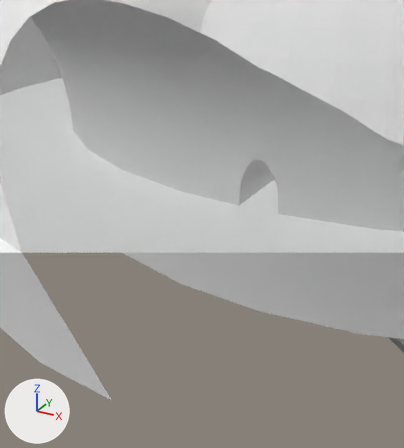
An edit to the Blender file data/levels/castle_hall.blend, drawn before and after from the same camera.
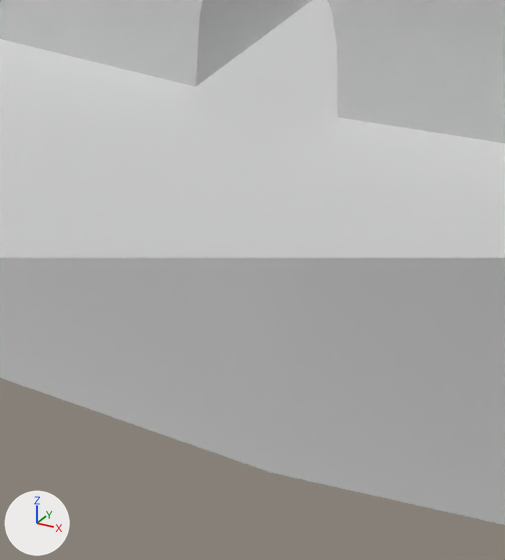
There are two pictures of each version: one from a 50 mm lens placed at (3.71, -19.03, 3.96), pointed at (-0.41, -11.55, 0.22), one close up on the part from 46% to 80% of the width and 41% to 75% of the height. The axes (+X, +Y, +Z) are drawn at lower left. The lights are the same throughout. Everything nearer to the camera than a plane just in front of the edit is cut away.

In view in the first close-up: 'Ground', 'Tunnel', 'TunnelAround'.
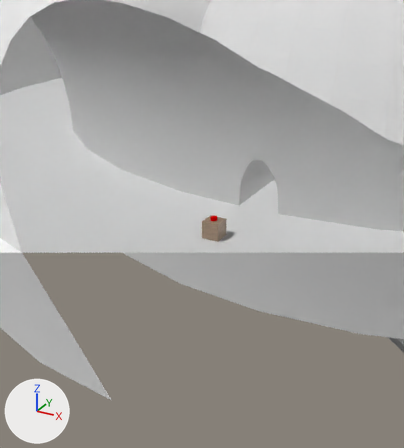
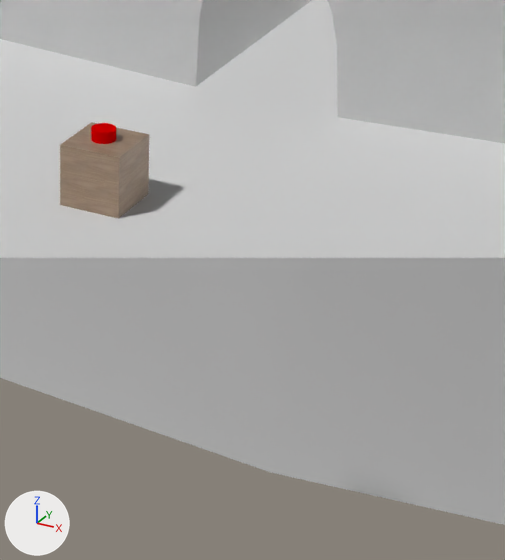
Where the change shows, as pixel boxes (x1, y1, x2, y2) in the close-ups (505 x 560 px):
'ButtonBase', added (brown): after (60, 122, 149, 219)
'Button', added (red): after (91, 123, 116, 144)

What the commit changed:
Picture 'wood_clear.jpg' (img_wood_clear_jpg) is new.
Material 'wood_clear.jpg' (mat_wood_clear_jpg) is new.
Its texture is img_wood_clear_jpg.
Material 'MatButton' (mat_matbutton) is new.
Its base color is (1.0, 0.0, 0.0) (red #ff0000).
Mesh me_meshbuttonbase is new.
It is a box spanning x -0.15..0.15, y -0.15..0.15, z -0.15..0.15.
It uses material mat_wood_clear_jpg (picture img_wood_clear_jpg).
Mesh me_meshbutton is new.
It has 64 vertices, 62 faces and spans x -0.0566..0.0566, y -0.0566..0.0566, z 0.0..0.0693.
It uses material mat_matbutton (red #ff0000).
Object 'ButtonBase' (ob_buttonbase) is new; it shows me_meshbuttonbase.
Its location is (-0.221, -11.469, 0.148).
Object 'Button' (ob_button) is new; it shows me_meshbutton.
Its location is (-0.23, -11.467, 0.284).
